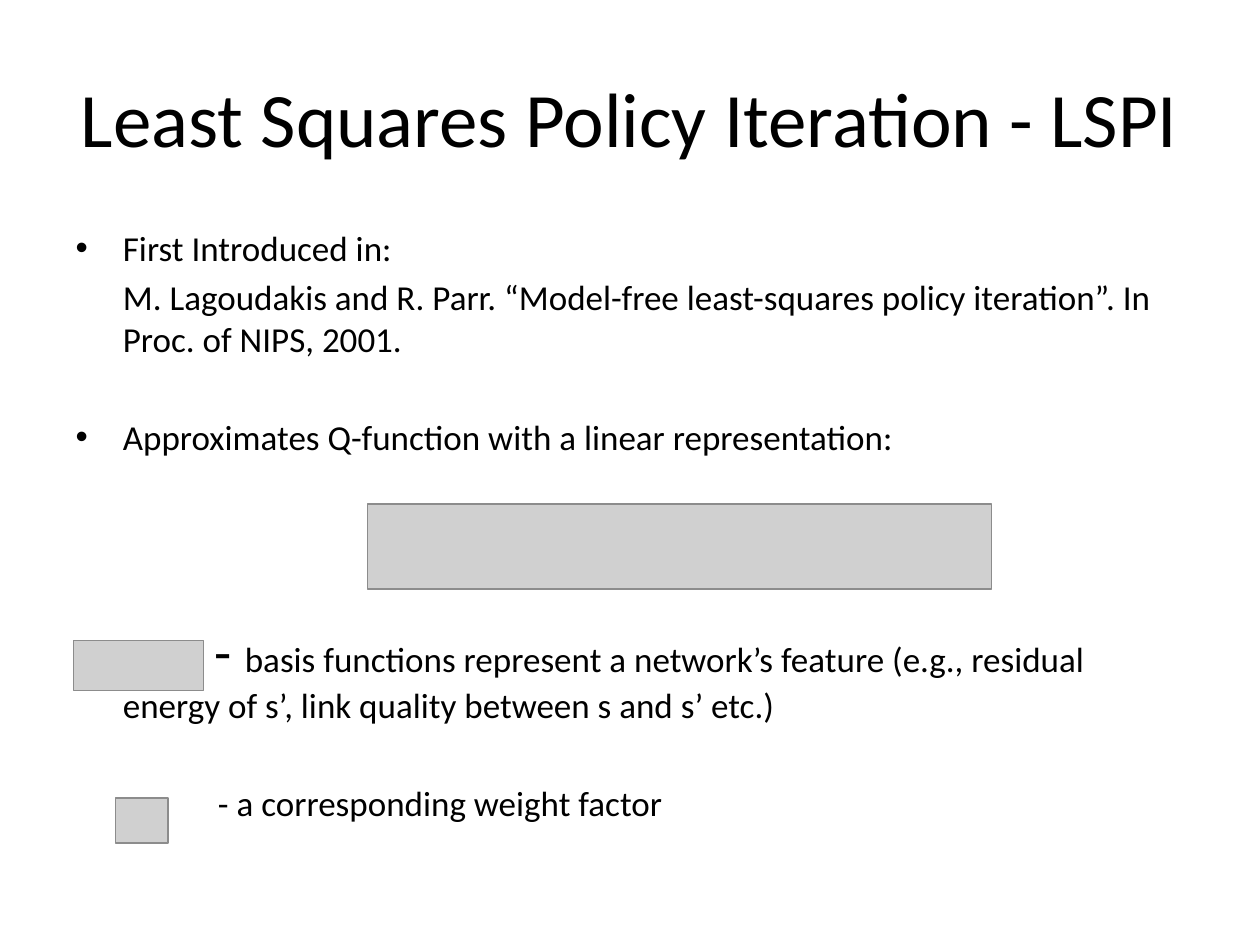
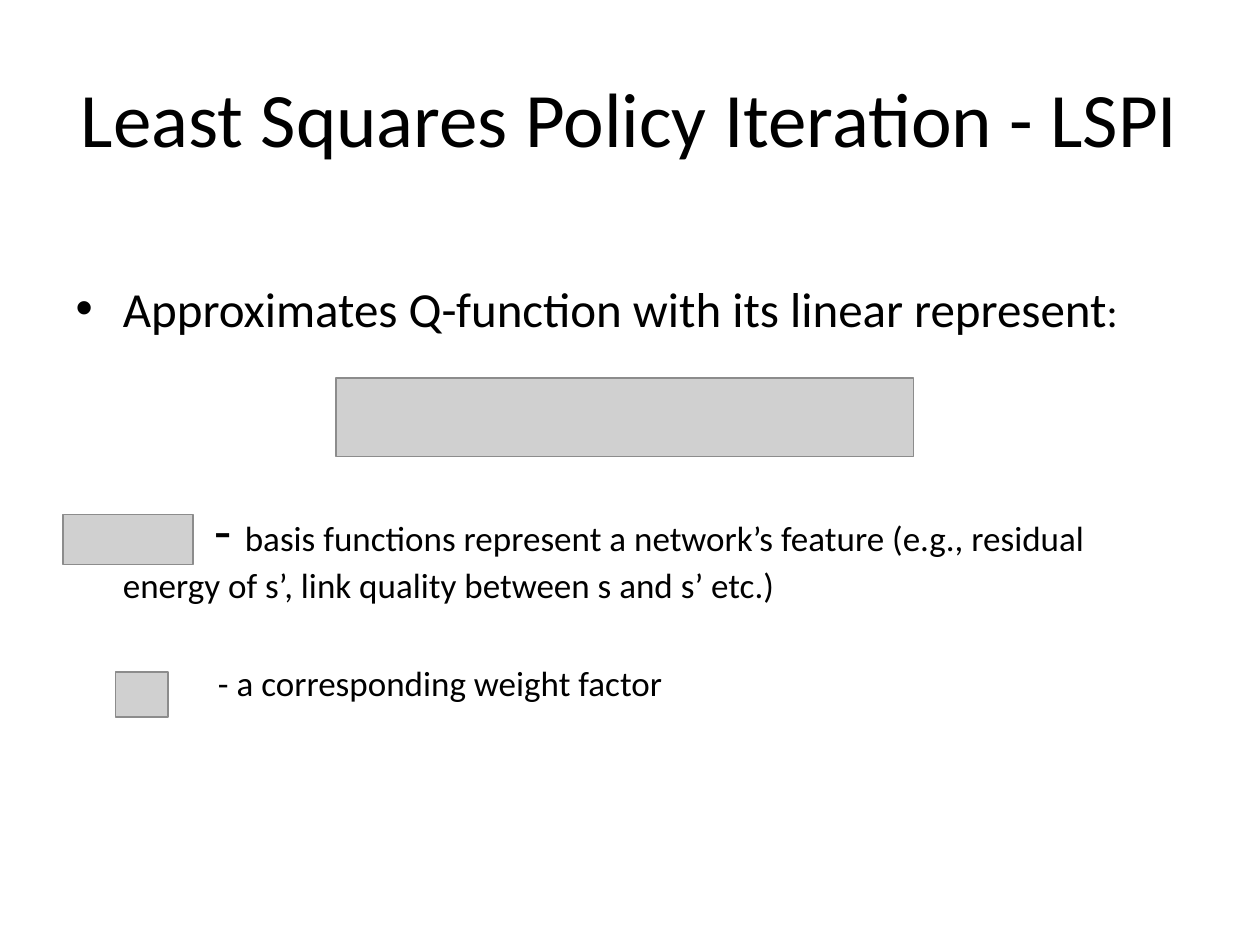
Before and after one commit to ro1208984/learning.java, a slide deck: slide 27 of Mobile Day presentation.pptx (slide 25 before the commit). Drawn at 1260x945 pixels with LibreOffice and Linux fonts; fonts in the diff are those of the drawing; grey boxes stand for pictures. Boxes give left, top, right and bottom in pixels: in the first picture for what was removed or moved away, otherwise in the second. Text is boxed around its words. In the diff, an @@ line names an element or a change of style, - is before the commit and + after.

```diff
--- a/Mobile Day presentation.pptx
+++ b/Mobile Day presentation.pptx
@@ text at <box>123,293,1106,335</box>: text changed; size 20 to 28 pt @@
-• First Introduced in:
-M. Lagoudakis and R. Parr. “Model-free least-squares policy iteration”. In Proc. of NIPS, 2001.
-• Approximates Q-function with a linear representation:
+• Approximates Q-function with its linear represent:
@@ picture: place and size @@
-picture at <box>368,504,992,590</box>
+picture at <box>336,378,914,456</box>
@@ picture: place and size @@
-picture at <box>73,640,203,690</box>
+picture at <box>63,514,193,564</box>
@@ picture: place and size @@
-picture at <box>116,798,169,843</box>
+picture at <box>116,672,169,717</box>
```
Also in this commit, not shown: 3 other slides changed, 17 slides added.
